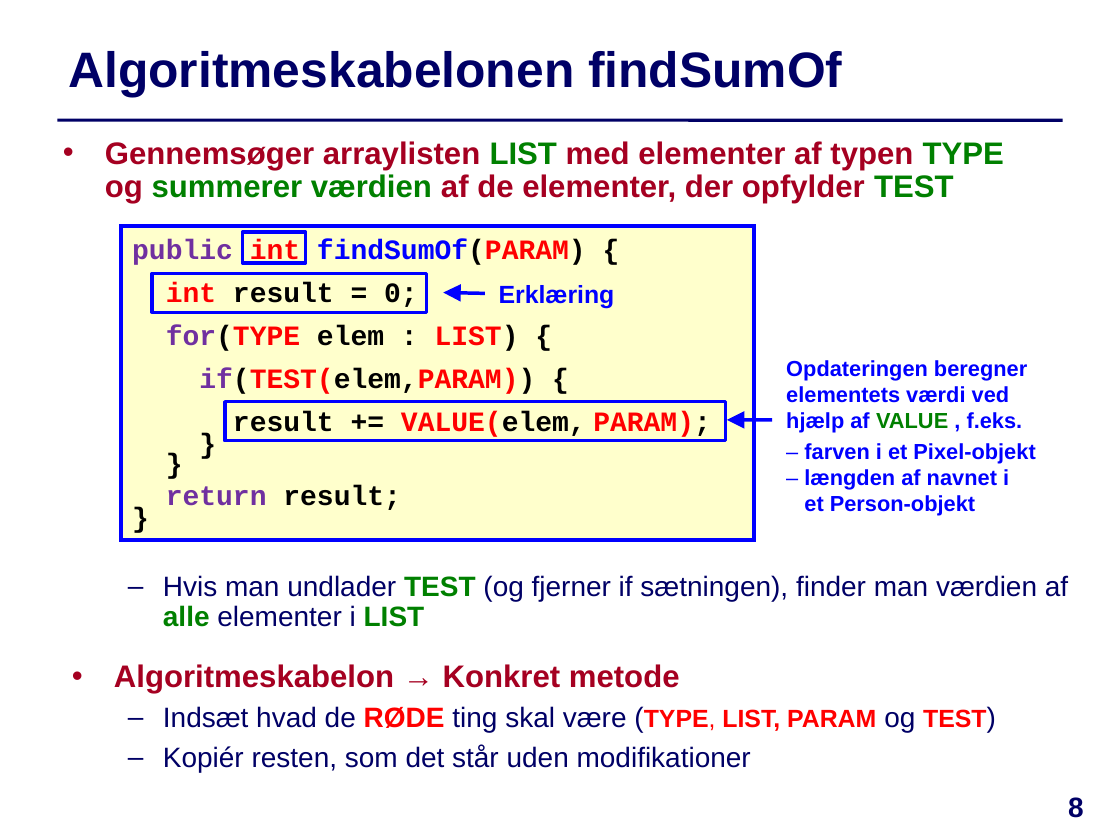
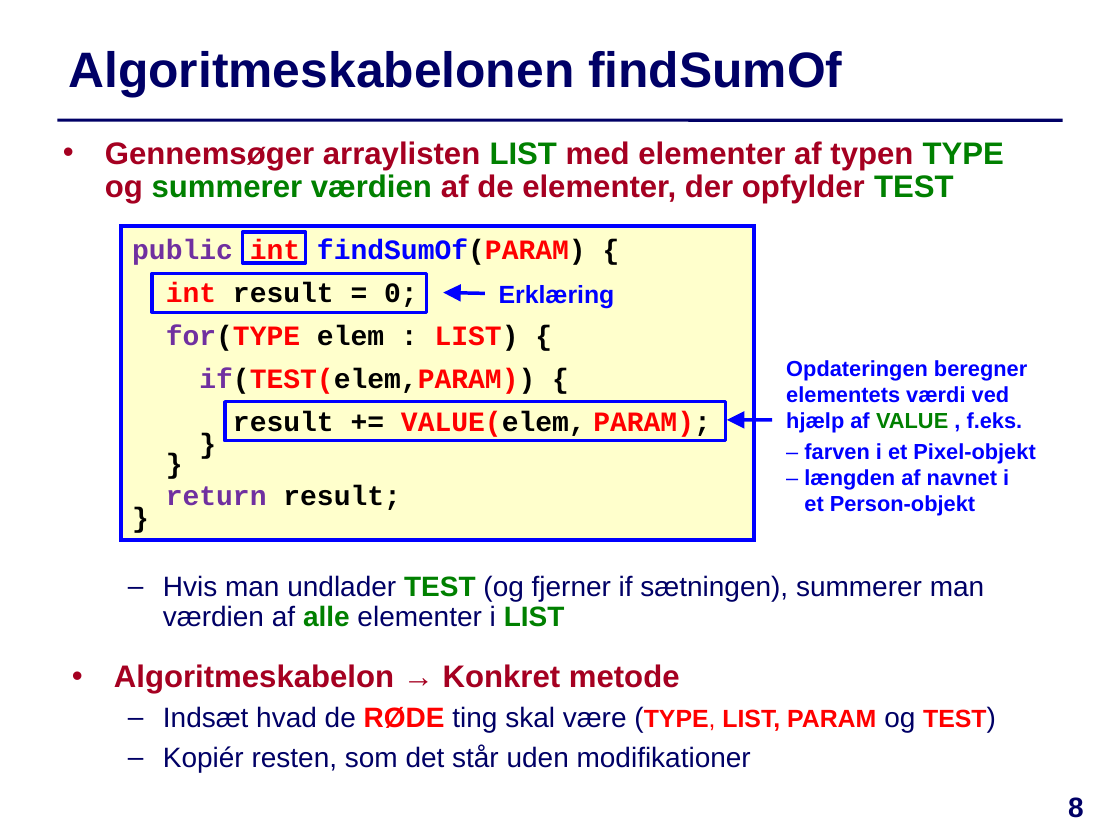
Before and after one commit to IntProgAU/Materiale, a slide deck: slide 8 of web/e22/uge_4a/Slides-Uge4-Mandag.pptx. Drawn at 1120x840 pixels with LibreOffice and Linux fonts; fonts in the diff are those of the drawing. Boxes give left, top, right and bottom in pixels: in the first picture for what was removed or moved away, otherwise in the second. Text is boxed around its words. In the diff, an @@ line names an element or a change of style, - is before the commit and + after.

```diff
--- a/web/e22/uge_4a/Slides-Uge4-Mandag.pptx
+++ b/web/e22/uge_4a/Slides-Uge4-Mandag.pptx
@@ text at bbox=[163, 575, 984, 627]: text changed @@
-  – Hvis man undlader TEST (og fjerner if sætningen), finder man værdien af alle elementer i LIST
+  – Hvis man undlader TEST (og fjerner if sætningen), summerer man værdien af alle elementer i LIST
```
Also in this commit, not shown: 1 other slide changed, 1 other file.
